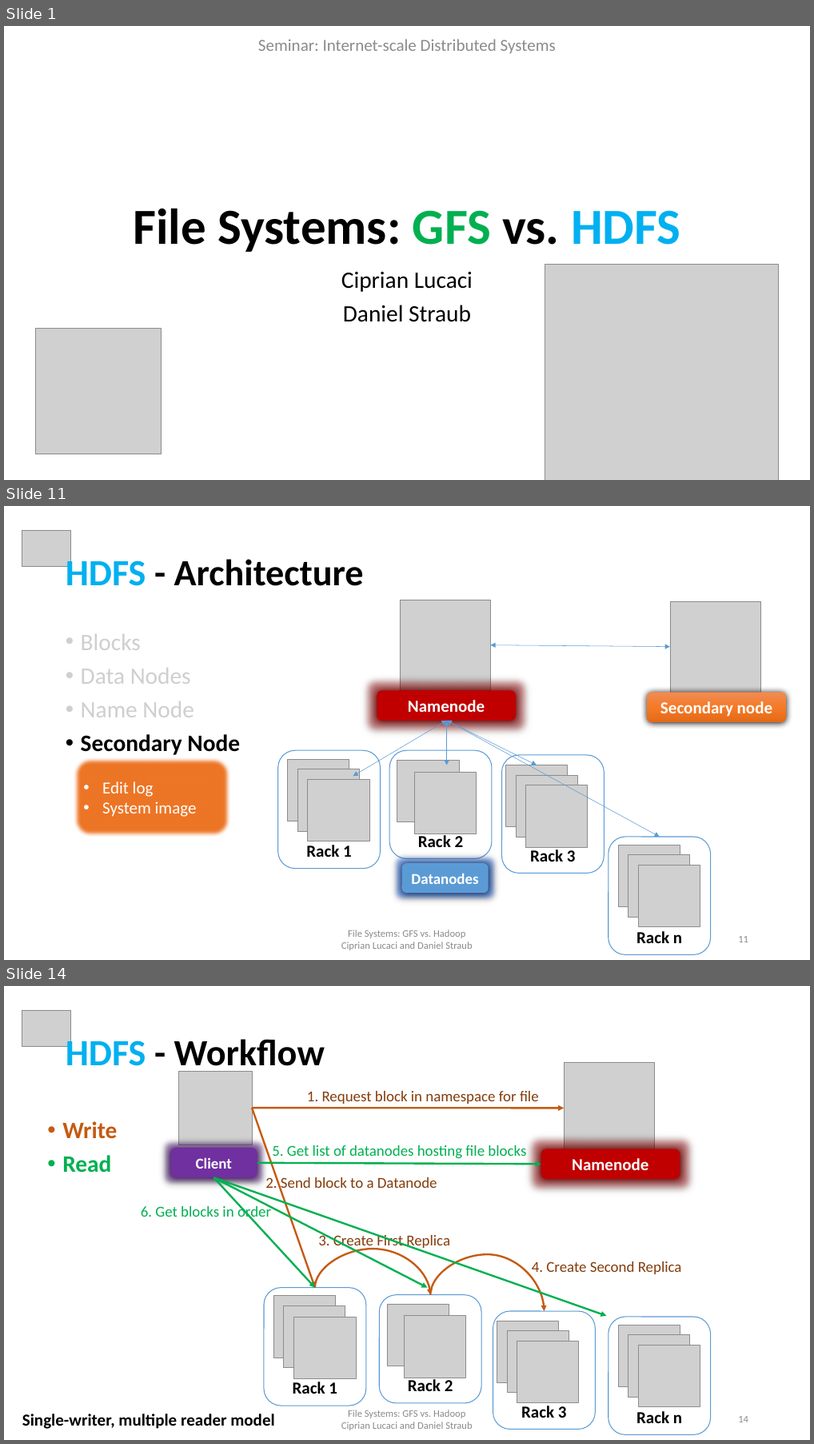
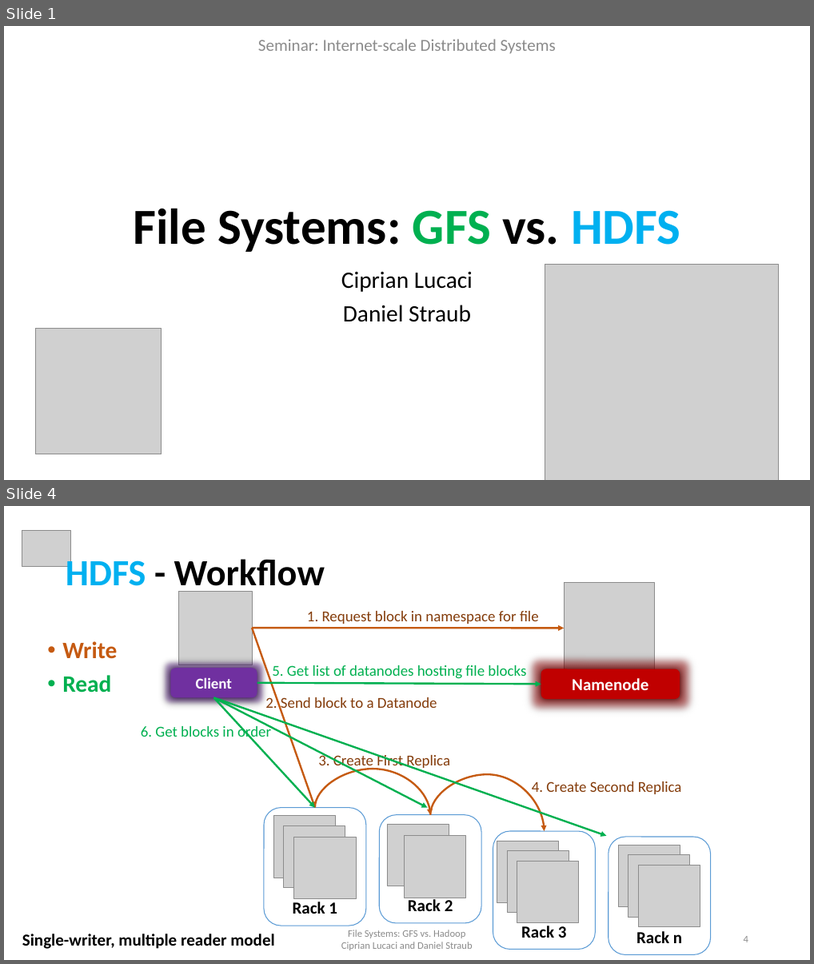
Before and after one commit to cipri7329/ss15-seminar, a slide deck: Presentation/DistributedFileSystems.pptx. Shown one above the other, each under a label of ours: slides 1, 11 and 14 before the commit, slides 1 and 4 after it; the slides between them are not shown. The pictures are 814x1444 and 814x964 pixels, drawn with LibreOffice and Linux fonts; fonts in the diff are those of the drawing; grey boxes stand for pictures; background and template pictures are left out. Boxes give left, top, right and bottom in pixels: in the first picture for what was removed or moved away, otherwise in the second. Text is boxed around its words. In the diff, an @@ line names an element or a change of style, - is before the commit and + after.

```diff
--- a/Presentation/DistributedFileSystems.pptx
+++ b/Presentation/DistributedFileSystems.pptx
@@ slide 11 removed at (x1=4, y1=506, x2=810, y2=960), background #FFFFFF @@
@@ picture removed at (x1=22, y1=530, x2=70, y2=567) @@
@@ title removed at (x1=66, y1=555, x2=364, y2=586) @@
-HDFS - Architecture
@@ picture removed at (x1=670, y1=601, x2=762, y2=692) @@
@@ text removed at (x1=81, y1=634, x2=240, y2=755) @@
-• Blocks
-• Data Nodes
-• Name Node
-• Secondary Node
@@ double arrow removed from (491, 645) to (670, 646) @@
@@ rounded rectangle removed at (x1=648, y1=692, x2=787, y2=721) @@
-Secondary node
@@ group removed at (x1=278, y1=600, x2=711, y2=954): 12 pictures, 5 rounded rectangles, 4 double arrows @@
-Rack n
-Rack 3
-Rack 2
-Rack 1
-Namenode
@@ rounded rectangle removed at (x1=74, y1=757, x2=230, y2=836) @@
-• Edit log
-• System image
@@ rounded rectangle removed at (x1=402, y1=863, x2=489, y2=892) @@
-Datanodes
@@ text removed at (x1=342, y1=929, x2=472, y2=950) @@
-File Systems: GFS vs. Hadoop
-Ciprian Lucaci and Daniel Straub
@@ page number removed at (x1=738, y1=936, x2=749, y2=942) @@
-11
@@ what was slide 14 is now slide 4 @@
@@ page number at (x1=744, y1=936, x2=749, y2=942): text changed @@
-14
+4
```
Also in this commit, not shown: 8 slides changed, 10 other slides removed.
